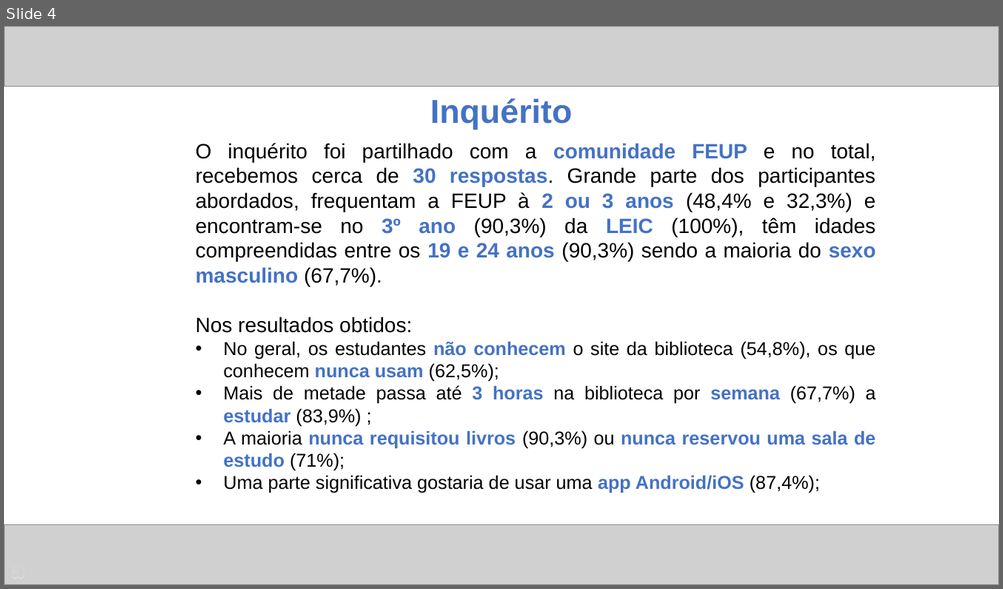
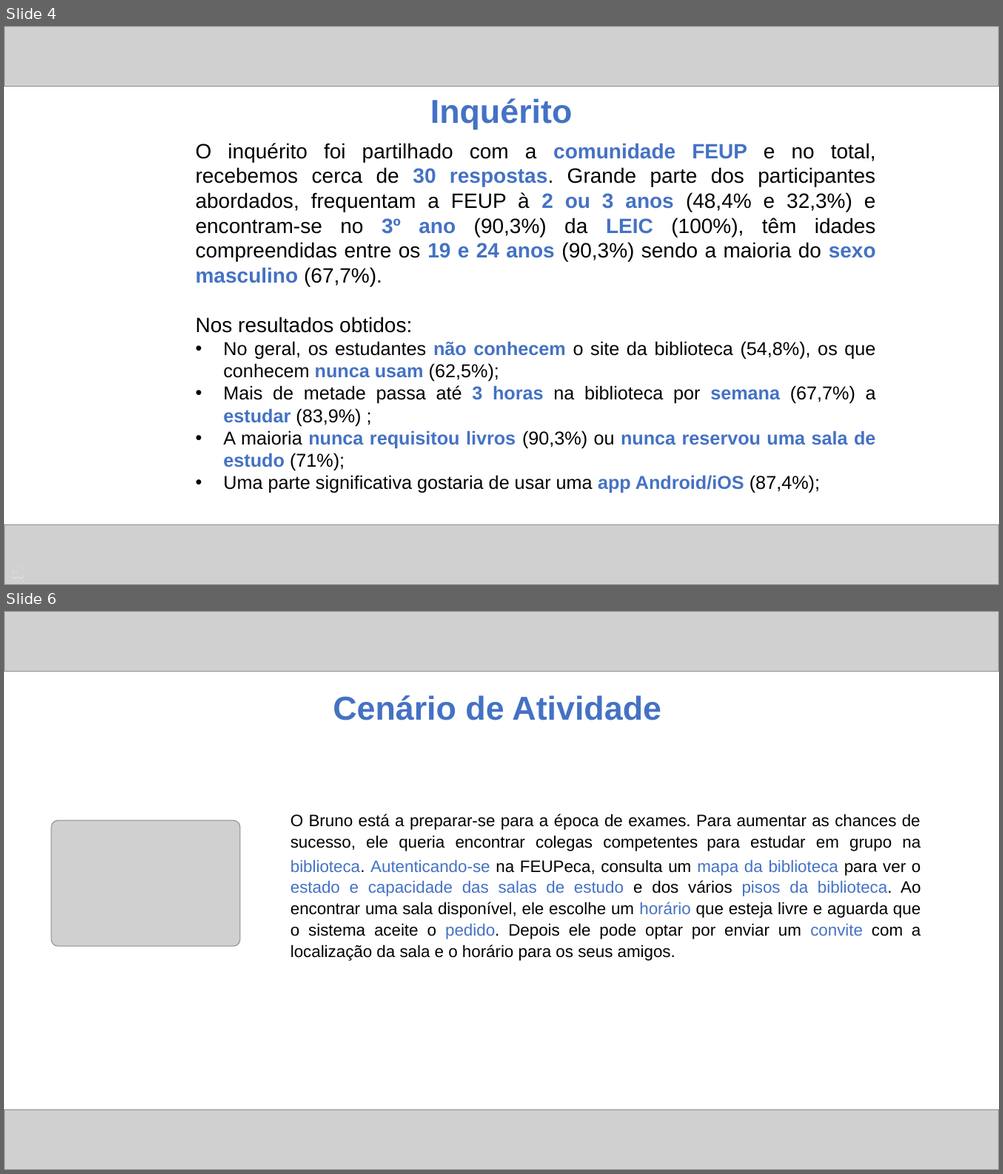
Before and after one commit to ICWeiner/FEUP-IPC, a slide deck: phase1/ipc.pptx. Shown one above the other, each under a label of ours: slide 4 before the commit, slides 4 and 6 after it; the slides between them are not shown. The pictures are 1003x589 and 1003x1174 pixels, drawn with LibreOffice and Linux fonts; fonts in the diff are those of the drawing; grey boxes stand for pictures. Boxes give left, top, right and bottom in pixels: in the first picture for what was removed or moved away, otherwise in the second. Text is boxed around its words. In the diff, an @@ line names an element or a change of style, - is before the commit and + after.

```diff
--- a/phase1/ipc.pptx
+++ b/phase1/ipc.pptx
@@ slide 6 added at box(4, 611, 999, 1170), background #FFFFFF @@
@@ picture added at box(4, 611, 999, 672) @@
@@ text added at box(333, 695, 661, 721), 32 pt, text #4472C4, bold @@
+Cenário de Atividade
@@ picture added at box(51, 820, 240, 947) @@
@@ text added at box(290, 814, 920, 961), 16 pt, text #000000 @@
+O Bruno está a preparar-se para a época de exames. Para aumentar as chances de sucesso, ele queria encontrar colegas competentes para estudar em grupo na biblioteca. Autenticando-se na FEUPeca, consulta um mapa da biblioteca para ver o estado e capacidade das salas de estudo e dos vários pisos da biblioteca. Ao encontrar uma sala disponível, ele escolhe um horário que esteja livre e aguarda que o sistema aceite o pedido. Depois ele pode optar por enviar um convite com a localização da sala e o horário para os seus amigos.
@@ picture added at box(4, 1111, 999, 1170) @@
```
Also in this commit, not shown: 1 slide changed, 4 other slides added, 2 slides removed.
